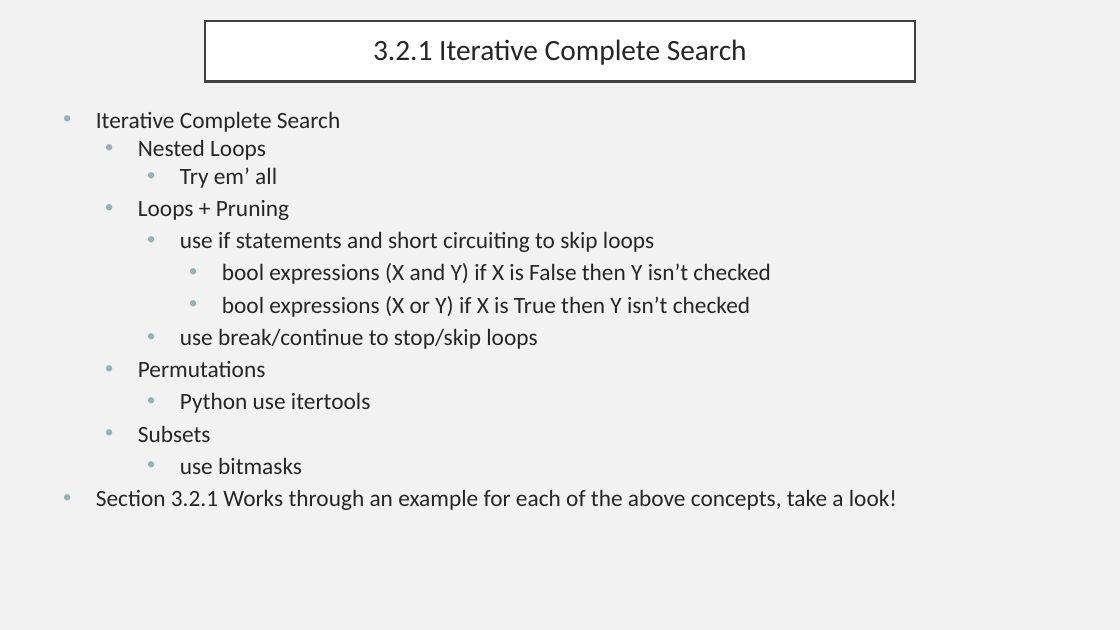
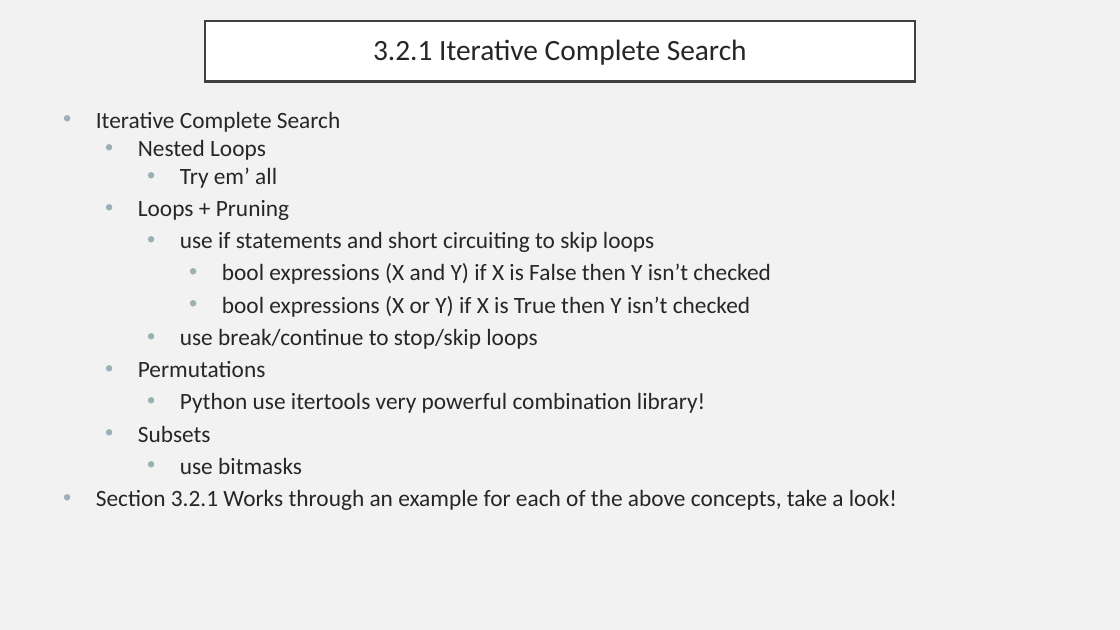
Before and after one commit to ryan-pelchat/competitive-programming-bootcamp-summer-2026, a slide deck: slide 4 of slides/day2_slides.pptx. Drawn at 1120x630 pixels with LibreOffice and Linux fonts; fonts in the diff are those of the drawing. Boxes give left, top, right and bottom in pixels: in the first picture for what was removed or moved away, otherwise in the second. Text is boxed around its words. In the diff, an @@ line names an element or a change of style, - is before the commit and + after.

```diff
--- a/slides/day2_slides.pptx
+++ b/slides/day2_slides.pptx
@@ text at [180,392,705,413]: text changed @@
-    • Python use itertools
+    • Python use itertools very powerful combination library!
```
Also in this commit, not shown: 6 other slides changed, 1 slide added, 1 slide removed, 12 other files.
